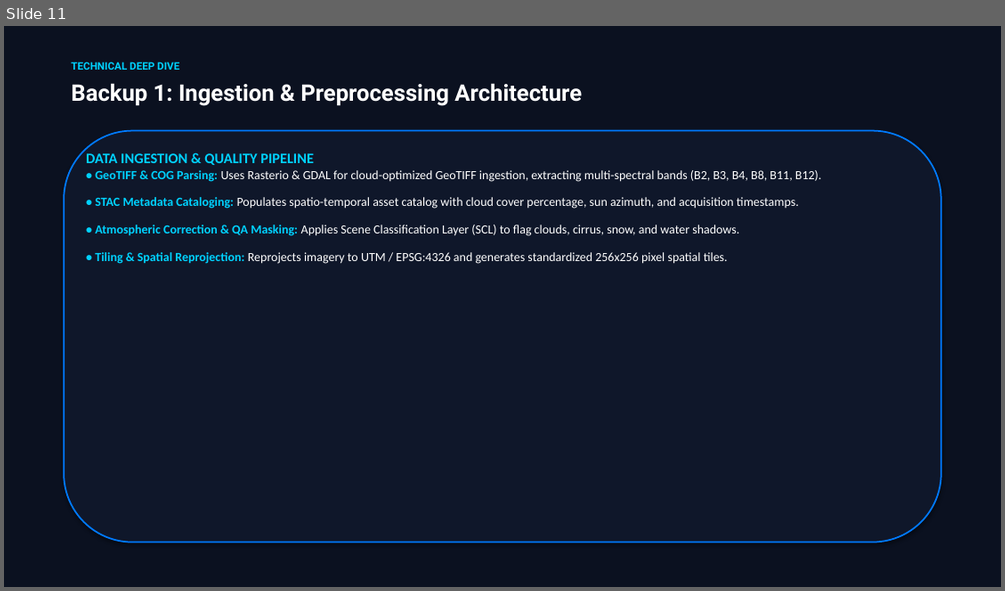
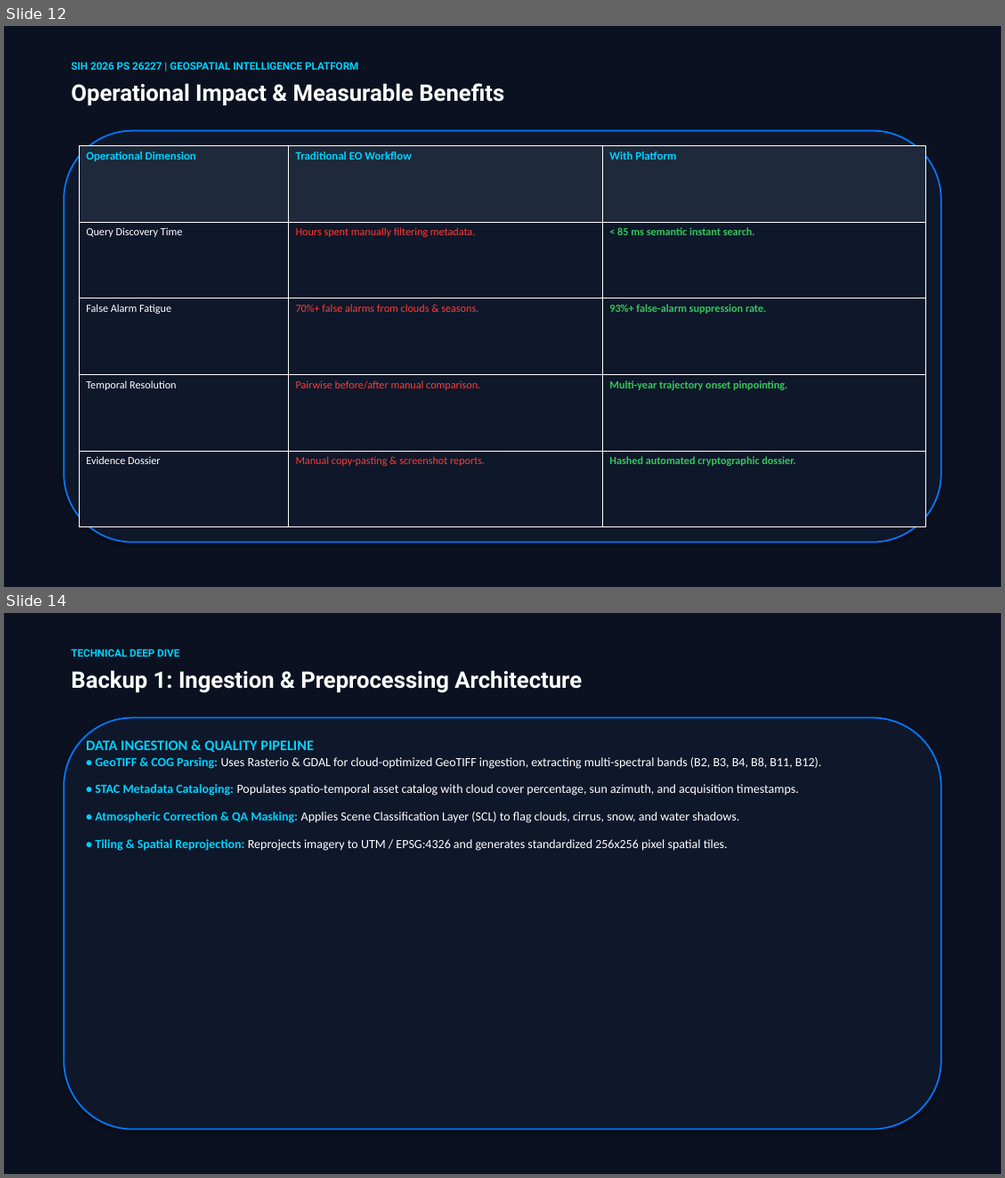
Before and after one commit to narcissus8302-wq/vidra, a slide deck: SIH_PPT/SIH_26227_Geospatial_Intelligence_Platform.pptx. Shown one above the other, each under a label of ours: slide 11 before the commit, slides 12 and 14 after it; the slides between them are not shown. The pictures are 1005x591 and 1005x1178 pixels, drawn with LibreOffice and Linux fonts; fonts in the diff are those of the drawing. Boxes give left, top, right and bottom in pixels: in the first picture for what was removed or moved away, otherwise in the second. Text is boxed around its words. In the diff, an @@ line names an element or a change of style, - is before the commit and + after.

Commit message:
Add Feasibility, Viability, Impact, and System Benefits slides to SIH 26227 deck
- Expand PowerPoint generator script to 21 slides including technical/operational feasibility, commercial viability, and impact metrics
- Regenerate SIH_26227_Geospatial_Intelligence_Platform.pptx with updated dark navy and vivid azure styling

```diff
--- a/SIH_PPT/SIH_26227_Geospatial_Intelligence_Platform.pptx
+++ b/SIH_PPT/SIH_26227_Geospatial_Intelligence_Platform.pptx
@@ slide 12 added at <box>4,26,1001,587</box>, background #0B1120 @@
@@ text added at <box>71,62,358,70</box>, 10 pt, text #00D2FF, bold @@
+SIH 2026 PS 26227 | GEOSPATIAL INTELLIGENCE PLATFORM
@@ text added at <box>71,83,504,106</box>, 22 pt, text #FFFFFF, bold @@
+Operational Impact & Measurable Benefits
@@ rounded rectangle added at <box>64,131,941,542</box>, fill #0F172A, outline #007AFF 1.5 pt @@
@@ table added at <box>79,145,926,527</box>, 5 rows, 3 columns @@
+Operational Dimension | Traditional EO Workflow | With Platform
+Query Discovery Time | Hours spent manually filtering metadata. | < 85 ms semantic instant search.
+False Alarm Fatigue | 70%+ false alarms from clouds & seasons. | 93%+ false-alarm suppression rate.
+Temporal Resolution | Pairwise before/after manual comparison. | Multi-year trajectory onset pinpointing.
+Evidence Dossier | Manual copy-pasting & screenshot reports. | Hashed automated cryptographic dossier.
@@ what was slide 11 is now slide 14 @@
```
Also in this commit, not shown: 1 slide changed, 2 other slides added, 1 other file.
